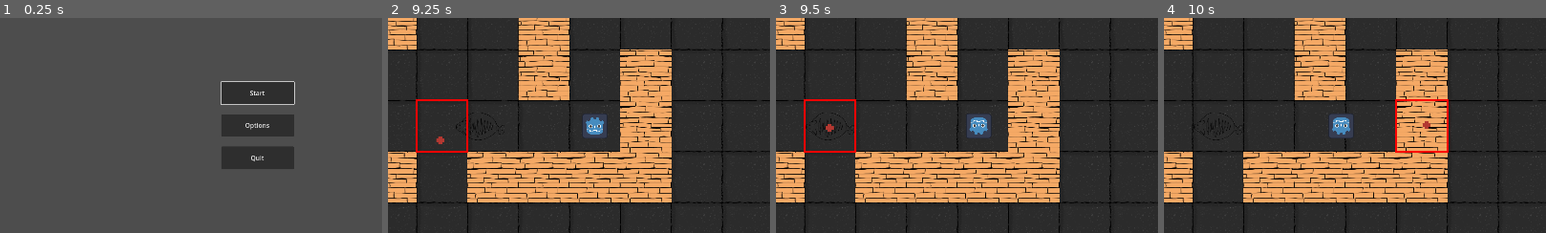
Above: before the commit, frames 1-4 (left to right).
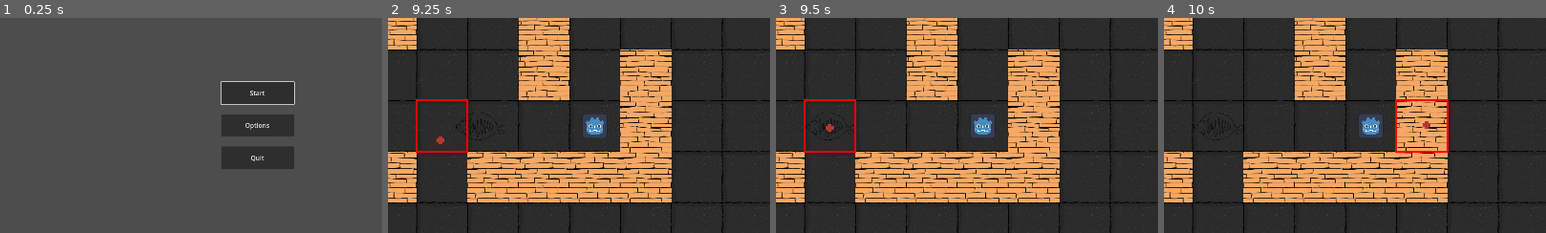
Above: after the commit, the same moments.

Repository: MatthieuD134/project-gwj63
Game: Godot game, scene res://menus/main_menu.tscn
Two runs of this game, one before a commit and one after it. Both use one fixed random seed, a clock stepped at 60 frames per second and the inputs below.
Inputs (mouse positions are % of the whole screen's width and height, from its top left):
- Up to frame 1 (0.25 s): no input
- Up to frame 2 (9.25 s): click "Start" at 0.5 s; tap Enter (ui_accept) at 1.25, 1.52, 2, 2.27, 2.75, 3.5, 3.77, 4.25, 4.52, 5.27, 6.5, 6.77, 7.52, 8.27 s; move the mouse to (45, 70) at 1.27 s; press the mouse at (45, 70) at 1.28 s; hold Up (ui_up) 1.28-2.78 s; move the mouse to (80, 65) at 2.02 s; release the mouse at (80, 65) at 2.03 s; click (80, 65) at 2.1 s; move the mouse to (20, 35) at 2.77 s; press the mouse at (20, 35) at 2.78 s; hold Left (ui_left) 2.78-4.28 s; move the mouse to (55, 50) at 3.52 s; release the mouse at (55, 50) at 3.53 s; click (55, 50) at 3.6 s; move the mouse to (35, 25) at 4.27 s; press the mouse at (35, 25) at 4.28 s; hold Down (ui_down) 4.28-5.03 s; move the mouse to (72, 45) at 5.02 s; release the mouse at (72, 45) at 5.03 s; hold Right (ui_right) 5.03-5.78 s; click (72, 45) at 5.1 s; move the mouse to (30, 55) at 5.77 s; press the mouse at (30, 55) at 5.78 s; hold Up (ui_up) 5.78-6.53 s; move the mouse to (60, 28) at 6.52 s; release the mouse at (60, 28) at 6.53 s; hold Right (ui_right) 6.53-8.78 s; click (60, 28) at 6.6 s; move the mouse to (45, 70) at 7.27 s; press the mouse at (45, 70) at 7.28 s; move the mouse to (80, 65) at 8.02 s; release the mouse at (80, 65) at 8.03 s; click (80, 65) at 8.1 s; move the mouse to (20, 35) at 8.77 s; press the mouse at (20, 35) at 8.78 s; hold Down (ui_down) from 8.78 s (still down)
- Up to frame 3 (9.5 s): keep holding Down (ui_down)
- Up to frame 4 (10 s): move the mouse to (55, 50) at 9.52 s; release Down (ui_down) at 9.53 s; release the mouse at (55, 50) at 9.53 s; hold Left (ui_left) from 9.53 s (still down); click (55, 50) at 9.6 s; tap Enter (ui_accept) at 9.77 s
The pictures show only the part of the screen within x 16-66%, y 25-75%; the shares and areas given below are measured in that part.

Frames 1-2 are identical in both runs. In frame 3, 0.5% of the frame differs, in the area x 50-58%, y 44-56%; in frame 4, 1.3%, in the area x 43-58%, y 44-56%.

Commit message:
fix enemy behaviour

Diff:
--- a/entities/unit/enemy/enemy.gd
+++ b/entities/unit/enemy/enemy.gd
@@ -112,8 +112,10 @@
 
 # whenever player reach destination, check if he can be chased
 func _on_player_walk_finished(player: Unit) -> void:
-	if player as Player and self.is_player_in_sight(player) and not player.is_hidden():
-		self.chase_player(player)
+	if player as Player:
+		if $PathFollow2D/DetectionArea.overlaps_area(player.detection_shape):
+			if self.is_player_in_sight(player) and not player.is_hidden():
+				self.chase_player(player)
 
 
 func _on_trigger_movement_timeout() -> void:
--- a/entities/unit/enemy/enemy.tscn
+++ b/entities/unit/enemy/enemy.tscn
@@ -9,6 +9,8 @@
 curve = SubResource("Curve2D_0thfe")
 script = ExtResource("1_olkum")
 trigger_movement_timer = NodePath("TriggerMovement")
+move_range = null
+move_speed = null
 sprite = NodePath("PathFollow2D/Sprite2D")
 
 [node name="PathFollow2D" type="PathFollow2D" parent="."]
--- a/scenes/main/main.tscn
+++ b/scenes/main/main.tscn
@@ -151,6 +151,7 @@
 
 [node name="Enemy" parent="GameBoard/Enemies" instance=ExtResource("9_sq0c2")]
 position = Vector2(1408, 1408)
+current_state = null
 move_speed = 256.0
 
 [node name="Player" parent="GameBoard" instance=ExtResource("9_p1nm4")]
